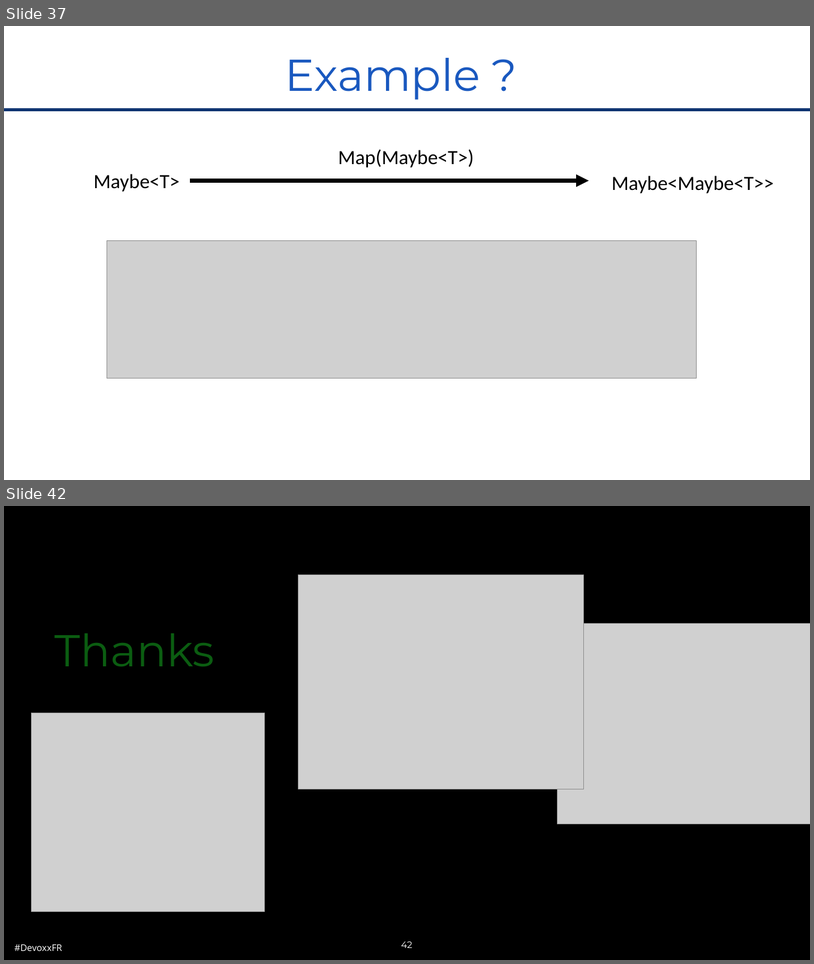
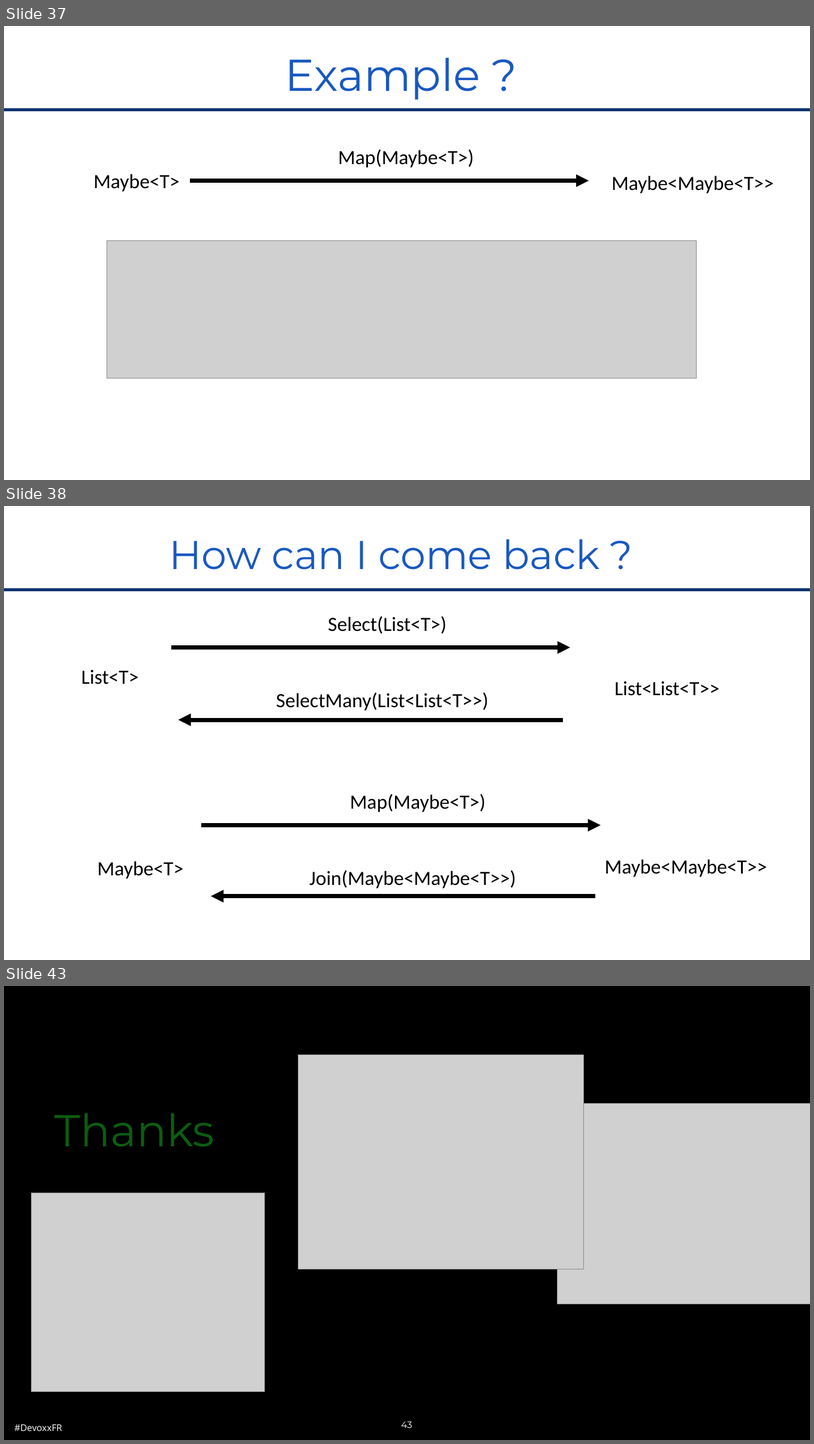
Before and after one commit to RomainTrm/CategoryTheoryYouAlreadyKnowIt, a slide deck: CategoryTheoryUniveristy_Devoxx_FR_2022.pptx. Shown one above the other, each under a label of ours: slides 37 and 42 before the commit, slides 37, 38 and 43 after it; the slides between them are not shown. The pictures are 814x964 and 814x1444 pixels, drawn with LibreOffice and Linux fonts; fonts in the diff are those of the drawing; grey boxes stand for pictures; background and template pictures are left out. Boxes give left, top, right and bottom in pixels: in the first picture for what was removed or moved away, otherwise in the second. Text is boxed around its words. In the diff, an @@ line names an element or a change of style, - is before the commit and + after.

```diff
--- a/CategoryTheoryUniveristy_Devoxx_FR_2022.pptx
+++ b/CategoryTheoryUniveristy_Devoxx_FR_2022.pptx
@@ slide 38 added at <box>4,506,810,960</box>, background #FFFFFF; not listed: 1 template element that a slide beside it also shows @@
@@ title added at <box>169,539,600,570</box>, 95.4 pt, text #1958BF @@
+How can I come back ?
@@ text added at <box>328,616,447,634</box>, 48 pt, text #000000 @@
+Select(List<T>)
@@ arrow added from (171, 647) to (570, 647), #000000 10 pt @@
@@ text added at <box>81,670,139,684</box>, 48 pt, text #000000 @@
+List<T>
@@ text added at <box>615,681,720,696</box>, 48 pt, text #000000 @@
+List<List<T>>
@@ text added at <box>276,692,489,711</box>, 48 pt, text #000000 @@
+SelectMany(List<List<T>>)
@@ arrow added from (563, 720) to (179, 720), #000000 10 pt @@
@@ text added at <box>350,793,486,812</box>, 48 pt, text #000000 @@
+Map(Maybe<T>)
@@ arrow added from (202, 825) to (601, 825), #000000 10 pt @@
@@ text added at <box>98,861,184,879</box>, 48 pt, text #000000 @@
+Maybe<T>
@@ text added at <box>605,859,768,877</box>, 48 pt, text #000000 @@
+Maybe<Maybe<T>>
@@ text added at <box>309,870,516,888</box>, 48 pt, text #000000 @@
+Join(Maybe<Maybe<T>>)
@@ arrow added from (596, 896) to (211, 896), #000000 10 pt @@
@@ what was slide 42 is now slide 43 @@
@@ page number at <box>401,1421,413,1428</box>: text changed @@
-42
+43
```
Also in this commit, not shown: 14 slides changed, 1 other slide added, 1 slide removed.
